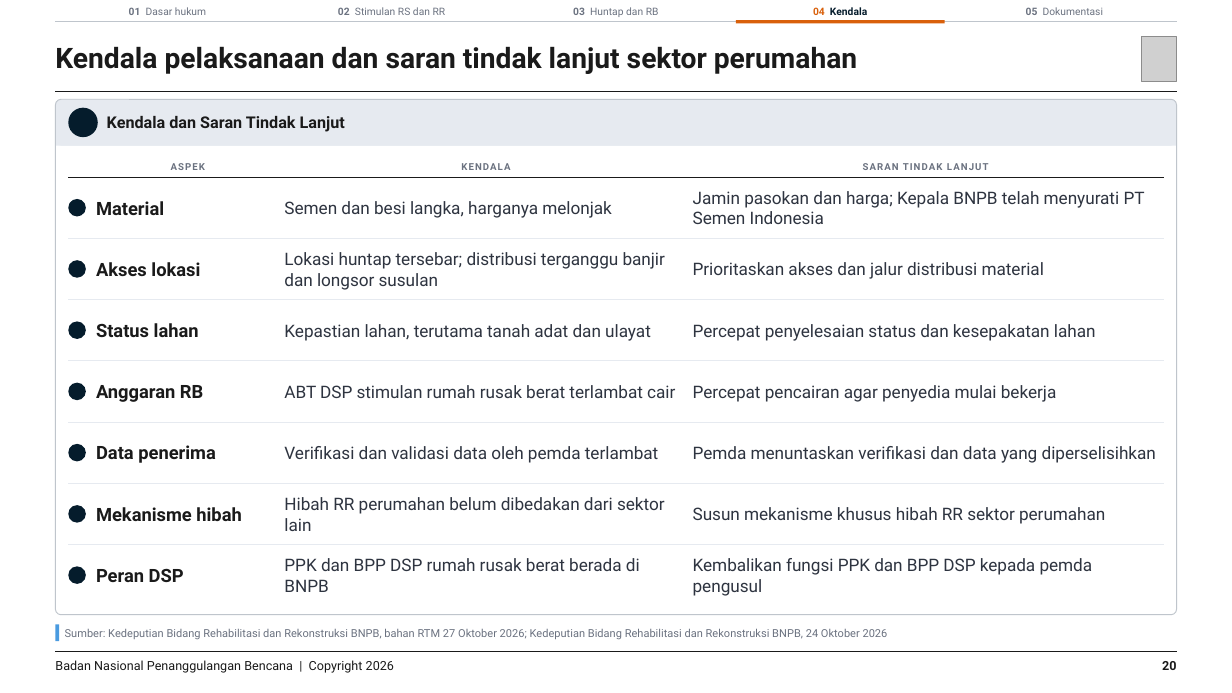
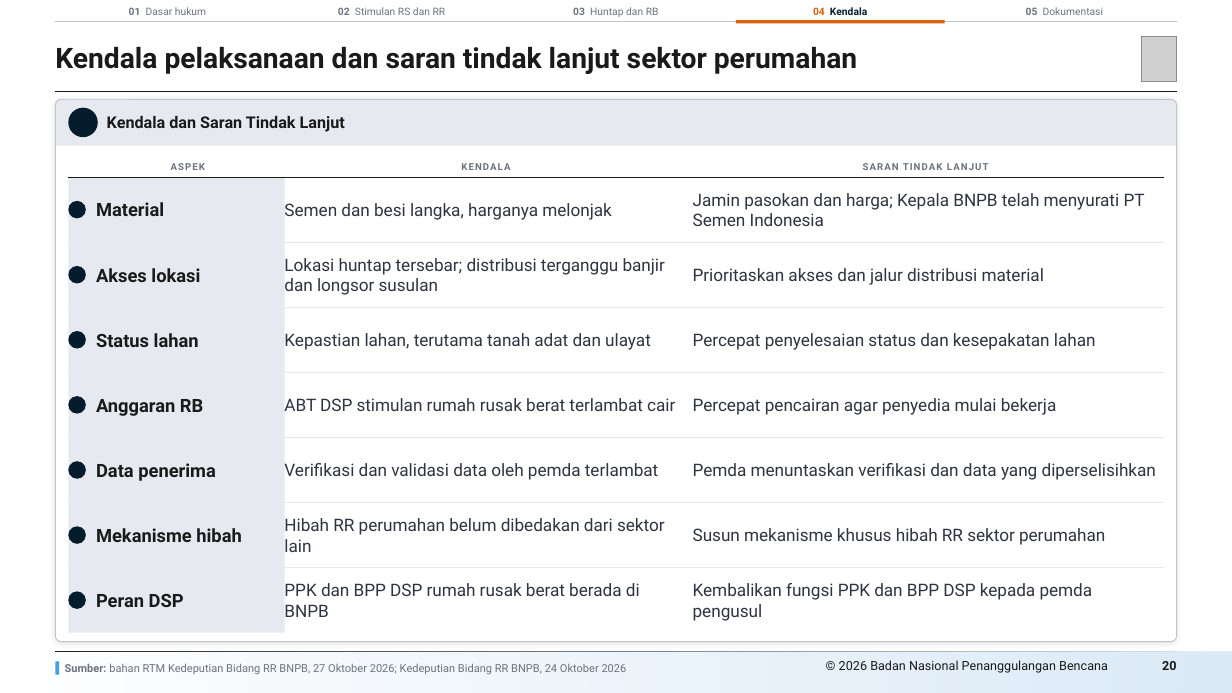
Before and after one commit to terasurbannetwork/poskokarhutla, a slide deck: slide 20 of docs/deck-bnpb/Progres Perumahan RR Sumatera 271026/Progres Perumahan RR Sumatera 271026.pptx. Drawn at 1232x693 pixels with LibreOffice and Linux fonts; fonts in the diff are those of the drawing; grey boxes stand for pictures; background and template pictures are left out. Boxes give left, top, right and bottom in pixels: in the first picture for what was removed or moved away, otherwise in the second. Text is boxed around its words. In the diff, an @@ line names an element or a change of style, - is before the commit and + after.

```diff
--- a/docs/deck-bnpb/Progres Perumahan RR Sumatera 271026/Progres Perumahan RR Sumatera 271026.pptx
+++ b/docs/deck-bnpb/Progres Perumahan RR Sumatera 271026/Progres Perumahan RR Sumatera 271026.pptx
@@ rounded rectangle: place and size @@
-rounded rectangle at [55, 99, 1177, 615]
+rounded rectangle at [55, 99, 1177, 641]
@@ rounded rectangle at [55, 99, 1177, 641]: shadow on; proportions changed @@
@@ rounded rectangle: place and size @@
-rounded rectangle at [55, 99, 1177, 615]
+rounded rectangle at [55, 99, 1177, 641]
@@ rounded rectangle at [55, 99, 1177, 641]: proportions changed @@
@@ rectangle added at [68, 177, 285, 633], fill #E6EAF0 @@
@@ line moved from (68, 238) - (1164, 238) to (68, 242) - (1164, 242) @@
@@ ellipse: place and size @@
-ellipse at [68, 261, 86, 278]
+ellipse at [68, 266, 86, 284]
@@ text "Akses lokasi": place and size @@
-text "Akses lokasi" at [96, 262, 200, 276]
+text "Akses lokasi" at [96, 268, 200, 282]
@@ text "Lokasi huntap tersebar; distribusi terganggu ...": place and size @@
-text "Lokasi huntap tersebar; distribusi terganggu ..." at [284, 252, 665, 290]
+text "Lokasi huntap tersebar; distribusi terganggu ..." at [284, 258, 665, 295]
@@ text "Prioritaskan akses dan jalur distribusi ...": place and size @@
-text "Prioritaskan akses dan jalur distribusi ..." at [693, 262, 1044, 279]
+text "Prioritaskan akses dan jalur distribusi ..." at [693, 268, 1044, 285]
@@ 3 texts, 2 lines, 1 ellipse: place and size @@
-3 texts, 2 lines, 1 ellipse at [68, 299, 1164, 360]
+3 texts, 2 lines, 1 ellipse at [68, 308, 1164, 372]
@@ text "Anggaran RB": place and size @@
-text "Anggaran RB" at [96, 385, 203, 402]
+text "Anggaran RB" at [96, 399, 203, 416]
@@ text "ABT DSP stimulan rumah rusak ...": place and size @@
-text "ABT DSP stimulan rumah rusak ..." at [284, 385, 675, 398]
+text "ABT DSP stimulan rumah rusak ..." at [284, 398, 675, 411]
@@ text "Percepat pencairan agar penyedia mulai ...": place and size @@
-text "Percepat pencairan agar penyedia mulai ..." at [693, 385, 1056, 402]
+text "Percepat pencairan agar penyedia mulai ..." at [693, 398, 1056, 415]
@@ text "Data penerima": place and size @@
-text "Data penerima" at [96, 445, 216, 463]
+text "Data penerima" at [96, 463, 216, 481]
@@ text "Verifikasi dan validasi data oleh ...": place and size @@
-text "Verifikasi dan validasi data oleh ..." at [284, 446, 658, 463]
+text "Verifikasi dan validasi data oleh ..." at [284, 463, 658, 480]
@@ text "Pemda menuntaskan verifikasi dan data ...": place and size @@
-text "Pemda menuntaskan verifikasi dan data ..." at [693, 446, 1156, 463]
+text "Pemda menuntaskan verifikasi dan data ..." at [693, 463, 1156, 480]
@@ 2 ellipses, 1 line: place and size @@
-2 ellipses, 1 line at [68, 383, 1164, 461]
+2 ellipses, 1 line at [68, 396, 1164, 479]
@@ 3 texts, 1 line, 1 ellipse: place and size @@
-3 texts, 1 line, 1 ellipse at [68, 483, 1164, 531]
+3 texts, 1 line, 1 ellipse at [68, 503, 1164, 552]
@@ line moved from (68, 544) - (1164, 544) to (68, 567) - (1164, 567) @@
@@ text "Peran DSP": place and size @@
-text "Peran DSP" at [96, 568, 184, 582]
+text "Peran DSP" at [96, 594, 184, 607]
@@ text "PPK dan BPP DSP rumah ...": place and size @@
-text "PPK dan BPP DSP rumah ..." at [284, 558, 640, 592]
+text "PPK dan BPP DSP rumah ..." at [284, 583, 640, 617]
@@ text "Kembalikan fungsi PPK dan BPP ...": place and size @@
-text "Kembalikan fungsi PPK dan BPP ..." at [693, 558, 1093, 596]
+text "Kembalikan fungsi PPK dan BPP ..." at [693, 583, 1093, 621]
@@ ellipse: place and size @@
-ellipse at [68, 567, 86, 584]
+ellipse at [68, 592, 86, 609]
@@ rectangle added at [0, 652, 1232, 693], fill gradient #DCEBF8 @@
@@ rectangle: place and size @@
-rectangle at [55, 625, 59, 641]
+rectangle at [55, 662, 59, 675]
@@ text at [65, 664, 627, 674]: text changed @@
-Sumber: Kedeputian Bidang Rehabilitasi dan Rekonstruksi BNPB, bahan RTM 27 Oktober 2026; Kedeputian Bidang Rehabilitasi dan Rekonstruksi BNPB, 24 Oktober 2026
+Sumber: bahan RTM Kedeputian Bidang RR BNPB, 27 Oktober 2026; Kedeputian Bidang RR BNPB, 24 Oktober 2026
@@ text at [839, 660, 1108, 673]: text changed @@
-Badan Nasional Penanggulangan Bencana | Copyright 2026
+© 2026 Badan Nasional Penanggulangan Bencana
```
Also in this commit, not shown: 25 other slides changed, 1 other file.
